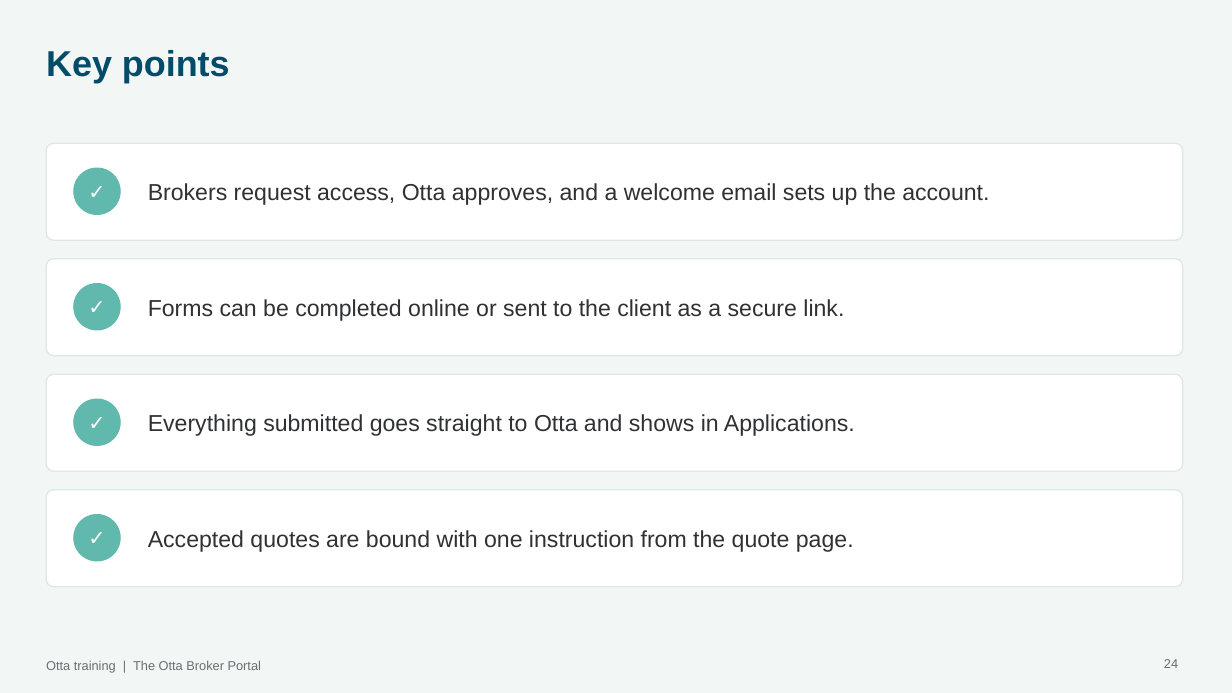
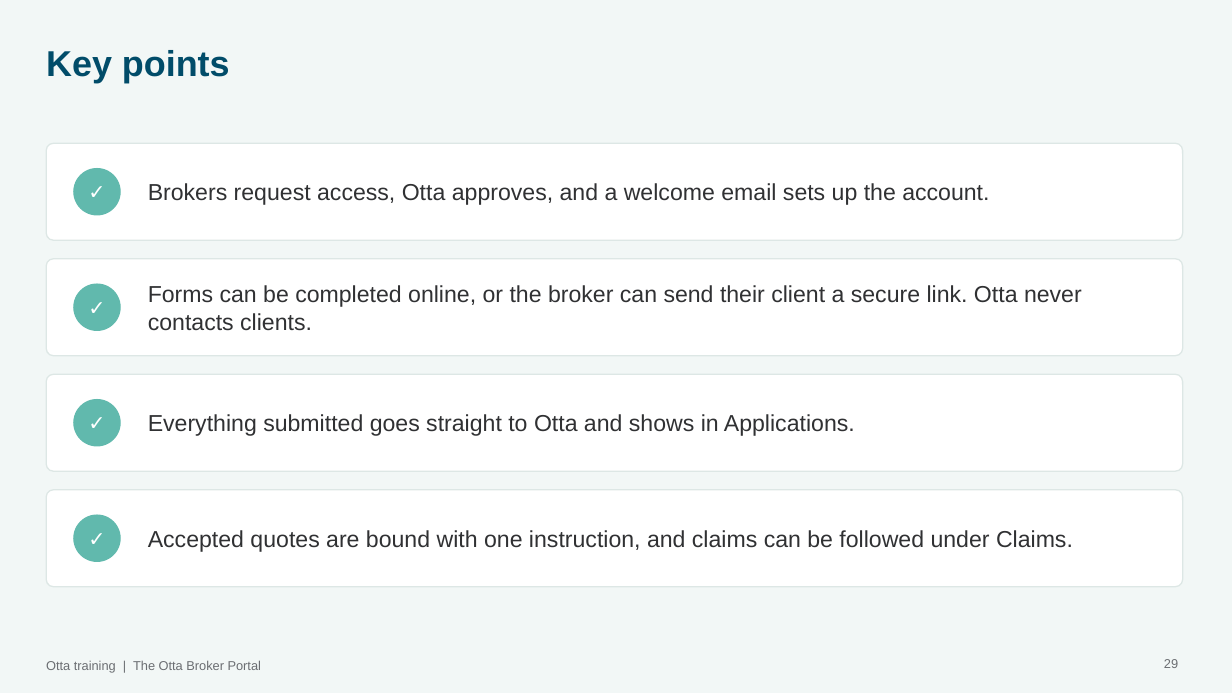
Before and after one commit to rebeccakfurness-boop/otta-MVP, a slide deck: slide 29 of docs/training/Otta training 3 - The broker portal.pptx (slide 24 before the commit). Drawn at 1232x693 pixels with LibreOffice and Linux fonts; fonts in the diff are those of the drawing; background and template pictures are left out. Boxes give left, top, right and bottom in pixels: in the first picture for what was removed or moved away, otherwise in the second. Text is boxed around its words. In the diff, an @@ line names an element or a change of style, - is before the commit and + after.

```diff
--- a/docs/training/Otta training 3 - The broker portal.pptx
+++ b/docs/training/Otta training 3 - The broker portal.pptx
@@ text at [148,285,1082,331]: text changed @@
-Forms can be completed online or sent to the client as a secure link.
+Forms can be completed online, or the broker can send their client a secure link. Otta never contacts clients.
@@ text at [148,530,1073,552]: text changed @@
-Accepted quotes are bound with one instruction from the quote page.
+Accepted quotes are bound with one instruction, and claims can be followed under Claims.
@@ page number at [1164,659,1178,668]: text changed @@
-24
+29
```
Also in this commit, not shown: 6 other slides changed, 5 slides added, 36 other files.
